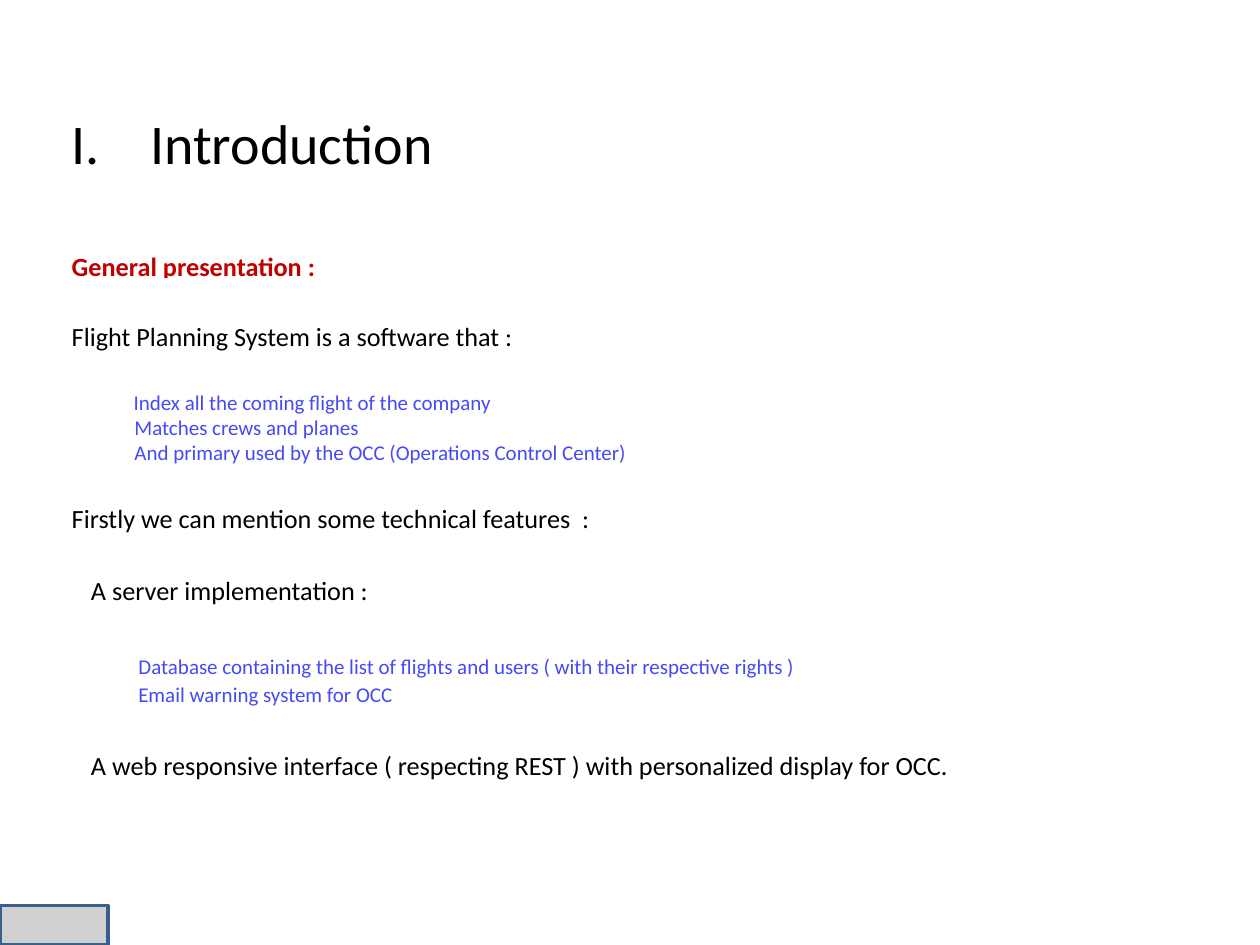
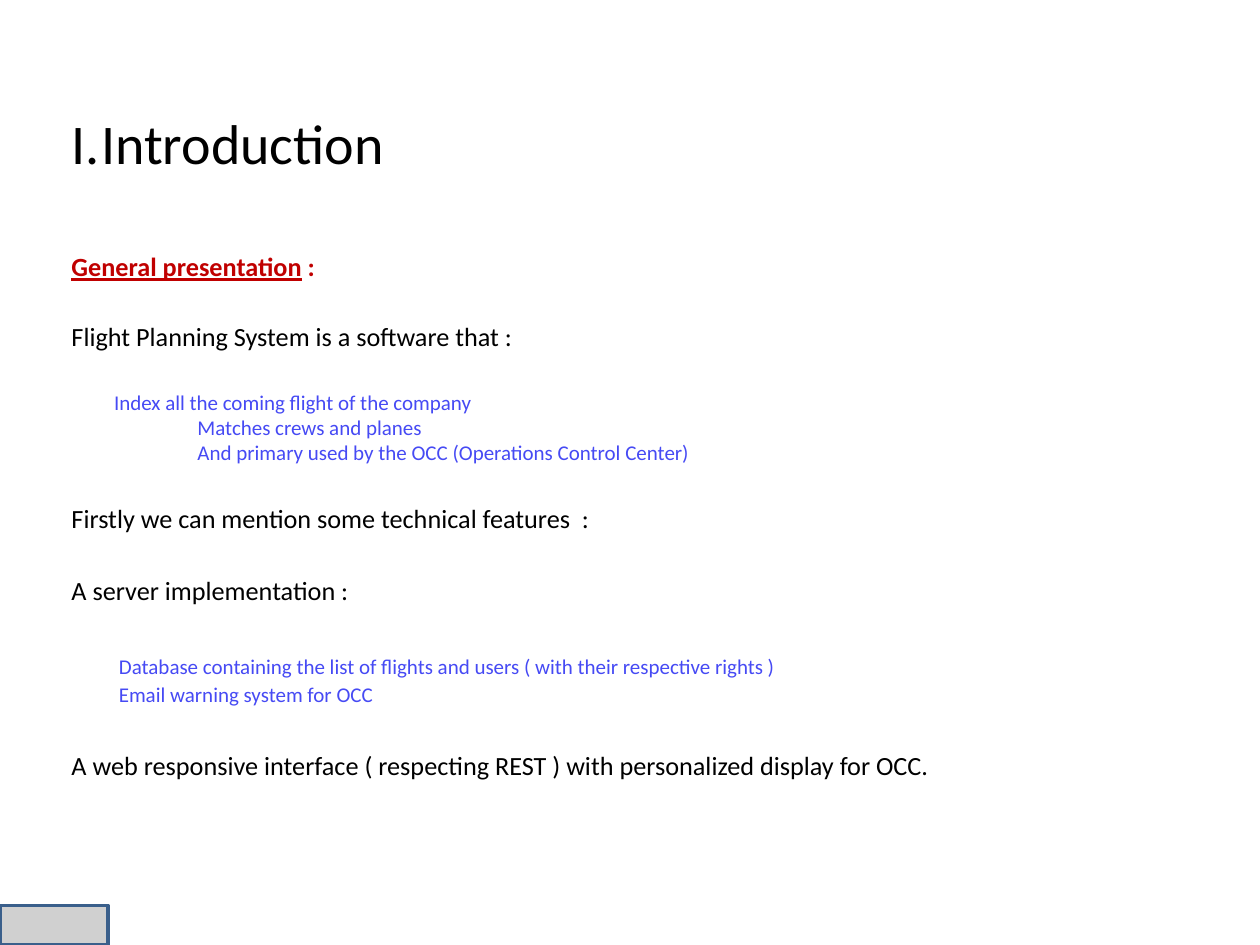
Before and after one commit to niss93/Preplane, a slide deck: slide 3 of Presentation.pptx. Drawn at 1260x945 pixels with LibreOffice and Linux fonts; fonts in the diff are those of the drawing; grey boxes stand for pictures; background and template pictures are left out. Boxes give left, top, right and bottom in pixels: in the first picture for what was removed or moved away, otherwise in the second. Text is boxed around its words. In the diff, an @@ line names an element or a change of style, - is before the commit and + after.

```diff
--- a/Presentation.pptx
+++ b/Presentation.pptx
@@ text "Introduction" at [71,125,383,165]: indent changed @@
@@ text "General presentation :" at [71,257,928,780]: indent changed @@
```
Also in this commit, not shown: 12 other slides changed, 15 other files.
